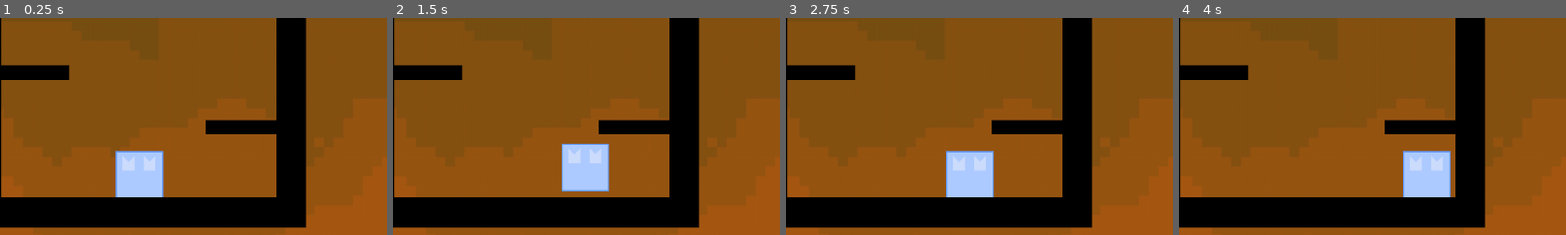
Above: before the commit, frames 1-4 (left to right).
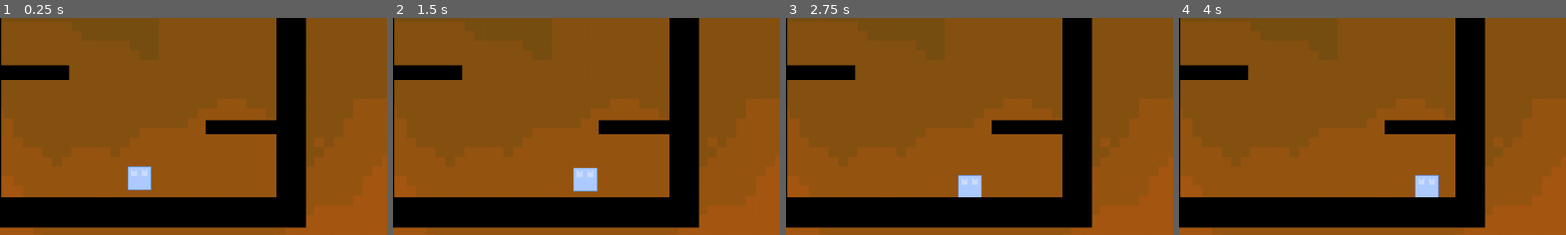
Above: after the commit, the same moments.

Repository: pradoh97/curso-diseno-y-desarrollo
Game: Godot game, scene res://level.tscn
Two runs of this game, one before a commit and one after it. Both use one fixed random seed, a clock stepped at 60 frames per second and the inputs below.
Inputs:
- Up to frame 1 (0.25 s): no input
- Up to frame 2 (1.5 s): hold D (right) from 0.53 s (still down); tap W (jump) at 0.77 s
- Up to frame 3 (2.75 s): tap W (jump) at 1.52 s; release D (right) at 2.03 s; hold A (left) from 2.03 s (still down)
- Up to frame 4 (4 s): release A (left) at 2.78 s; hold D (right) from 2.78 s (still down); tap W (jump) at 3.02, 3.77 s
The pictures show only the part of the screen within x 32-82%, y 50-100%; the shares and areas given below are measured in that part.

The runs differ from the first frame. In frame 1, 2.2% of the frame differs, in the area x 29-43%, y 61-83%; in frame 2, 2.2%; in frame 3, 2.2%; in frame 4, 2.1%.

Commit message:
Adjust player size

Diff:
--- a/clase 1/practica/1_nodos y escenas/player/player.tscn
+++ b/clase 1/practica/1_nodos y escenas/player/player.tscn
@@ -4,13 +4,12 @@
 [ext_resource type="Texture2D" uid="uid://obfuvbutsh18" path="res://player/player.png" id="2_4ntmi"]
 
 [sub_resource type="RectangleShape2D" id="RectangleShape2D_4ntmi"]
-size = Vector2(256, 256)
+size = Vector2(130, 126)
 
 [node name="Player" type="CharacterBody2D"]
 script = ExtResource("1_xhfnw")
 
 [node name="Sprite2D" type="Sprite2D" parent="."]
-scale = Vector2(2, 2)
 texture = ExtResource("2_4ntmi")
 
 [node name="CollisionShape2D" type="CollisionShape2D" parent="."]
